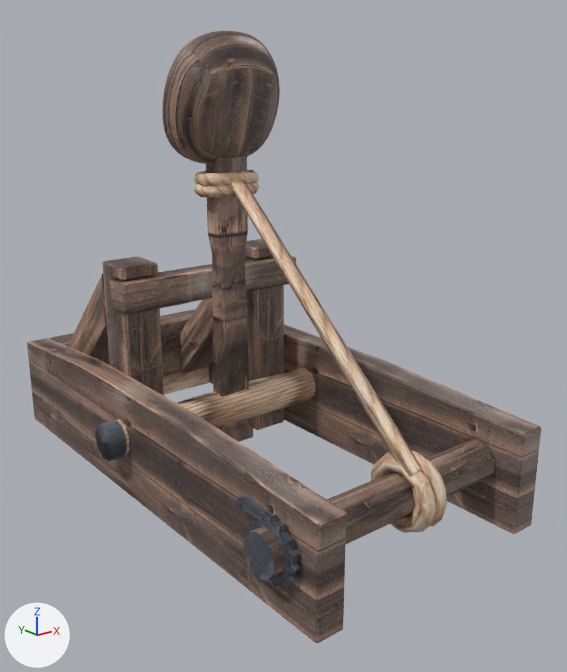
Renders of the FBX model Assets/3D Models/Environment/Catapult.fbx from each side of a commit.
The view is the same before and after, from a 50 mm lens placed at (-1.277, -1.768, 1.089), pointed at (0.082, -0.069, 0.41). The axes (+X, +Y, +Z) are drawn at lower left. The lights are the same throughout. Where no turn or scale is listed for an object, it has been applied to the vertices. Vertices at the same position are counted once.

Objects in the first picture: 'Cube.008', 'Gewickeltes Seil', 'Gewickeltes Seil 2', 'Grundgerüst', 'Spannungsgeber', 'Stift', 'Verbindungsseil', 'Winch', 'Zahnrad'.
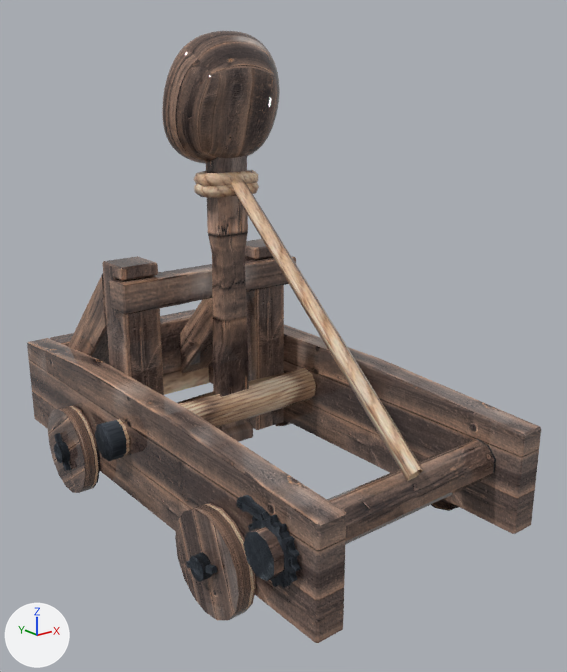
The newer file is also rescaled (x1.2), turned or shifted as a whole; pictures and numbers use the older file's frame.

Changed parts and their boxes [x1, y1, x2, y2] in the pictures (567 x 672 px):
```json
{"object": "Cylinder.001", "change": "added", "after": [48, 405, 458, 621]}
{"object": "Winch", "change": "surface changed", "before": [243, 440, 496, 581], "after": [243, 440, 496, 581], "on screen": "grey to black"}
{"object": "Spannungsgeber", "change": "reshaped", "before": [95, 368, 316, 461], "after": [95, 368, 316, 461]}
{"object": "Gewickeltes Seil", "change": "surface changed, reshaped, moved, turned, rescaled", "before": [371, 450, 447, 533], "on screen": "not visible afterwards"}
{"object": "Zahnrad", "change": "surface changed", "before": [248, 511, 300, 588], "after": [248, 511, 300, 588], "on screen": "grey to black"}
{"object": "Stift", "change": "surface changed", "before": [236, 495, 266, 520], "after": [236, 495, 266, 520], "on screen": "grey to black"}
{"part": 3, "of": "me_cylinder_033", "change": "deleted", "before": [177, 371, 292, 404]}
```

Scene script edits in JSON lines:
```json
{"op": "add", "block": "img_catapult_metallic_png", "code": ["img_catapult_metallic_png = load_image('Catapult Metallic.png', 'Textures/Catapult Metallic.png', 768, 920, 'Non-Color')"]}
{"op": "add", "block": "mat_catapult", "code": "n3 = _N.new('ShaderNodeTexImage'); n3.name = 'Image Texture.001'"}
{"op": "add", "block": "mat_catapult", "code": "n3.image = img_catapult_metallic_png"}
{"op": "add", "block": "mat_catapult", "code": "n4 = _N.new('ShaderNodeTexImage'); n4.name = 'Image Texture.002'"}
{"op": "add", "block": "mat_catapult", "code": "n4.image = img_catapult_metallic_png"}
{"block": "mat_catapult", "where": "n0 = _N.new('ShaderNodeBsdfPrincipled'); n0.name = 'Principled BSDF'"}
{"op": "add", "block": "mat_catapult", "code": "_L.new(n3.outputs[0], n0.inputs[2])  # 'Color' to 'Roughness'"}
{"op": "add", "block": "mat_catapult", "code": "_L.new(n4.outputs[0], n0.inputs[1])  # 'Color' to 'Metallic'"}
{"block": "me_cylinder_032", "where": "# used by ob_gewickeltes_seil; location = (0.0, -0.623, 0.166); rotation_euler = (-1.571, -1.235, -1.571), in degrees (-90, -71, -90); scale = (-1.0, -1.0, -1.0)"}
{"op": "remove", "block": "me_cylinder_032", "code": "me_cylinder_032.from_pydata(...)  # 190 vertices, 190 faces; spans x -0.101..0.101, y -0.101..0.102, z -0.09..0.023"}
{"op": "add", "block": "me_cylinder_032", "code": "me_cylinder_032.from_pydata(...)  # 190 vertices, 190 faces; spans x -0.023..0.09, y -0.102..0.101, z -0.101..0.101"}
{"block": "me_cylinder_032", "change": "me_cylinder_032 part 2: 190 vertices removed from x -0.101..0.101, y -0.101..0.102, z -0.09..0.023; 190 vertices added at x -0.023..0.09, y -0.102..0.101, z -0.101..0.101"}
{"block": "me_cube_027", "where": "me_cube_027.from_pydata(...)  # 10 vertices, 5 faces; spans x -0.022..0.025, y -0.612..0.099, z -0.624..0.028"}
{"block": "me_cube_027", "where": "# used by ob_verbindungsseil; location = (-0.001, -0.066, 0.839)"}
{"block": "me_cube_027", "change": "me_cube_027 part 1: its shading normals changed"}
{"block": "me_cylinder_033", "where": "# used by ob_spannungsgeber; location = (0.0, 0.084, 0.166)"}
{"op": "remove", "block": "me_cylinder_033", "code": "me_cylinder_033.from_pydata(...)  # 152 vertices, 142 faces; spans x -0.427..0.427, y -0.053..0.054, z -0.055..0.055"}
{"op": "add", "block": "me_cylinder_033", "code": "me_cylinder_033.from_pydata(...)  # 76 vertices, 65 faces; spans x -0.427..0.427, y -0.053..0.054, z -0.055..0.055"}
{"block": "me_cylinder_033", "change": "me_cylinder_033 part 3"}
{"block": "me_cylinder_033", "change": "76 vertices are removed from x -0.421..0.381, y -0.046..0.046, z -0.046..0.048"}
{"block": "me_cylinder_033", "change": "77 faces are deleted"}
{"op": "add", "block": "me_cylinder_002", "code": ["me_cylinder_002 = bpy.data.meshes.new('Cylinder.002')", "me_cylinder_002.from_pydata(...)  # 288 vertices, 156 faces; spans x -0.451..0.451, y -0.471..0.57, z -0.099..0.168", "me_cylinder_002.materials.append(mat_catapult)"]}
{"op": "set", "path": "ob_gewickeltes_seil.location", "old": "(0.0, -0.623, 0.166)", "new": "(0.0, 0.748, 0.32)"}
{"op": "set", "path": "ob_gewickeltes_seil.rotation_euler", "old": "(-1.571, -1.235, -1.571)", "new": "(0.0, 0.0, -3.142)", "note": "degrees (-90, -71, -90) -> degrees (0, 0, -180)"}
{"op": "set", "path": "ob_gewickeltes_seil.scale", "old": "(-1.0, -1.0, -1.0)", "new": "(1.2, 1.2, 1.2)"}
{"op": "add", "block": "ob_cylinder_001", "code": ["ob_cylinder_001 = bpy.data.objects.new('Cylinder.001', me_cylinder_002)", "ob_cylinder_001.location = (0.0, -0.075, 0.0)"]}
```
